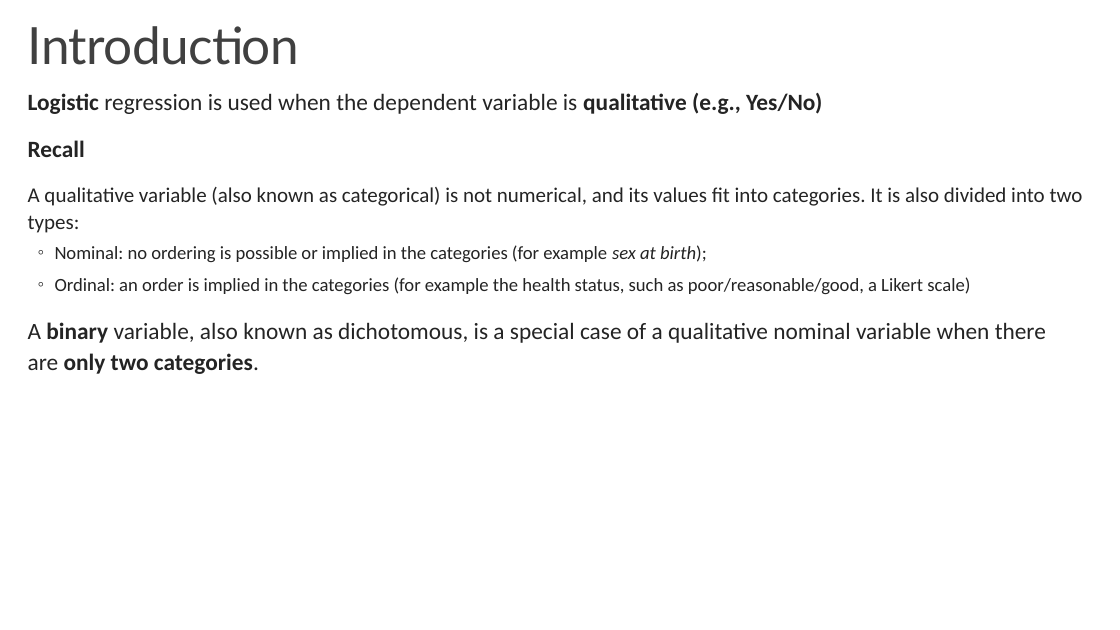
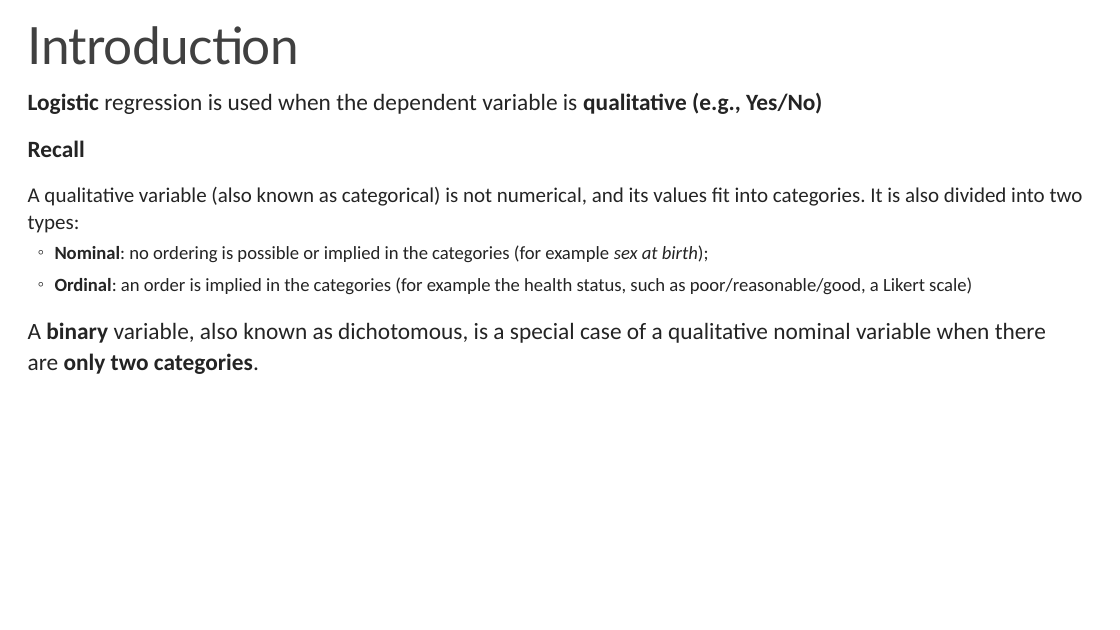
Before and after one commit to bigdataforsocialjustice/stats-for-social-justice, a slide deck: slide 2 of slides/logistic/logistic_regression.pptx. Drawn at 1120x630 pixels with LibreOffice and Linux fonts; fonts in the diff are those of the drawing. Boxes give left, top, right and bottom in pixels: in the first picture for what was removed or moved away, otherwise in the second. Text is boxed around its words. In the diff, an @@ line names an element or a change of style, - is before the commit and + after.

```diff
--- a/slides/logistic/logistic_regression.pptx
+++ b/slides/logistic/logistic_regression.pptx
@@ text at [55, 245, 972, 294]: bold on in "Nominal:", "Ordinal:" @@
```
Also in this commit, not shown: 7 other slides changed.
